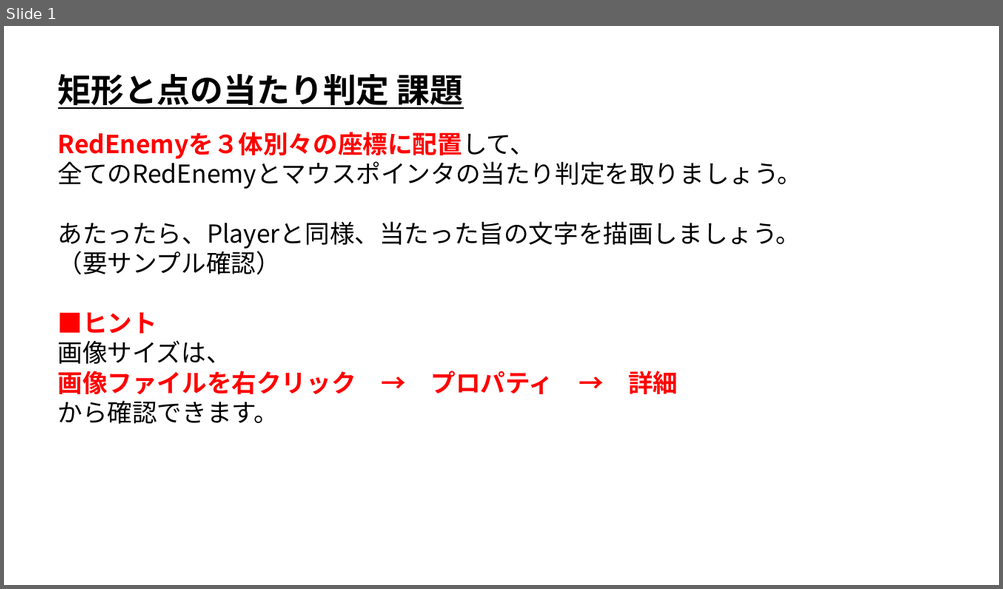
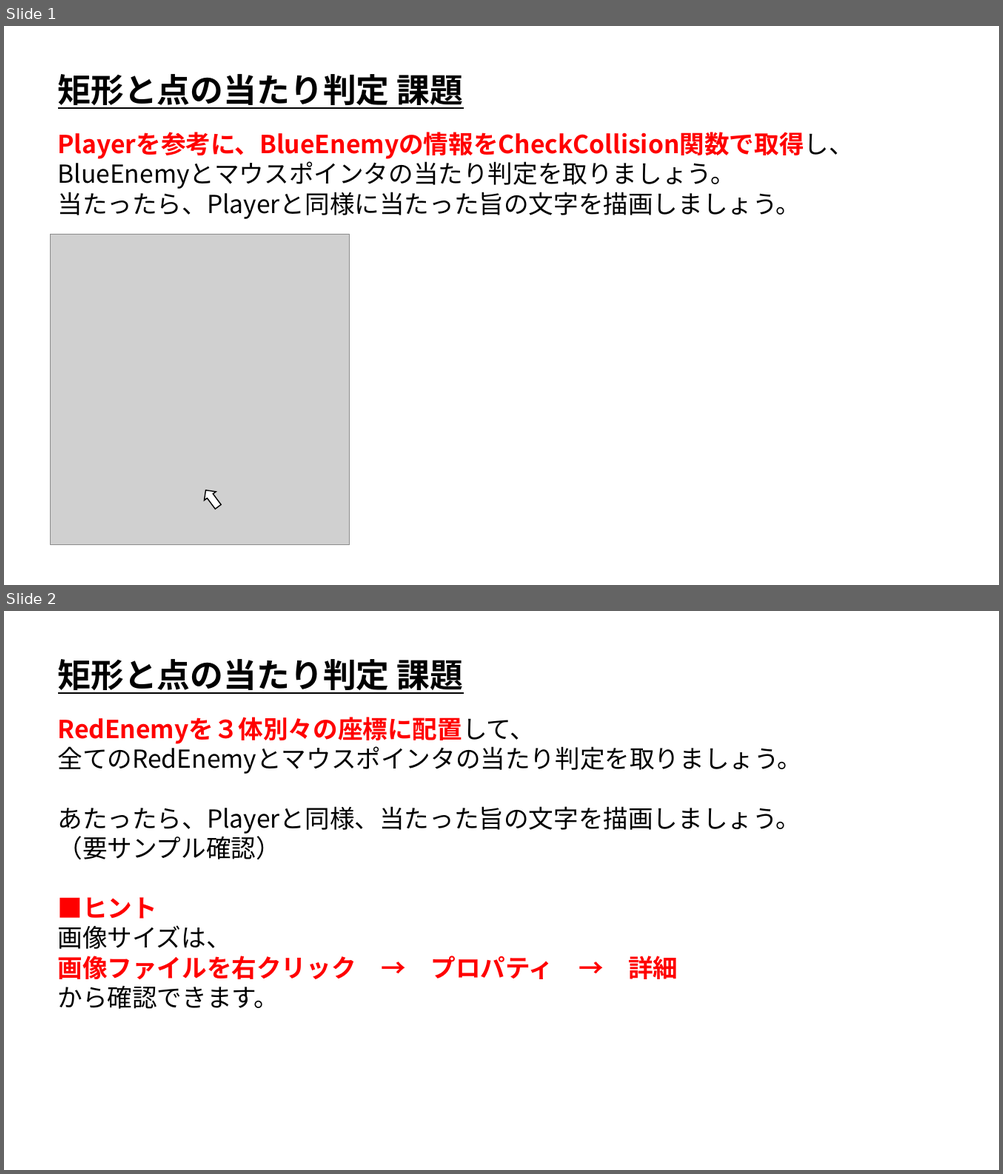
Before and after one commit to ArakiYusuke-Ohara/Textbook, a slide deck: ゲーム科1年/00_前期/ゲームプログラミングⅠ/13_矩形と点の当たり判定_課題.pptx. Shown one above the other, each under a label of ours: slide 1 before the commit, slides 1 and 2 after it. The pictures are 1003x589 and 1003x1174 pixels, drawn with LibreOffice and Linux fonts; fonts in the diff are those of the drawing; grey boxes stand for pictures. Boxes give left, top, right and bottom in pixels: in the first picture for what was removed or moved away, otherwise in the second. Text is boxed around its words. In the diff, an @@ line names an element or a change of style, - is before the commit and + after.

Commit message:
課題のページが分かりにくかったので修正

```diff
--- a/ゲーム科1年/00_前期/ゲームプログラミングⅠ/13_矩形と点の当たり判定_課題.pptx
+++ b/ゲーム科1年/00_前期/ゲームプログラミングⅠ/13_矩形と点の当たり判定_課題.pptx
@@ slide 1 added at (x1=4, y1=26, x2=999, y2=585), background #FFFFFF @@
@@ text added at (x1=58, y1=69, x2=464, y2=111), 32 pt, text #000000, bold, underline @@
+矩形と点の当たり判定 課題
@@ text added at (x1=58, y1=132, x2=854, y2=219), 24 pt, text #000000 @@
+Playerを参考に、BlueEnemyの情報をCheckCollision関数で取得し、
+BlueEnemyとマウスポインタの当たり判定を取りましょう。
+当たったら、Playerと同様に当たった旨の文字を描画しましょう。
@@ picture added at (x1=51, y1=235, x2=350, y2=545) @@
@@ down arrow added at (x1=200, y1=486, x2=224, y2=511), fill #FFFFFF, outline #000000 1 pt @@
@@ what was slide 1 is now slide 2 @@
```
Also in this commit, not shown: 1 other file.
